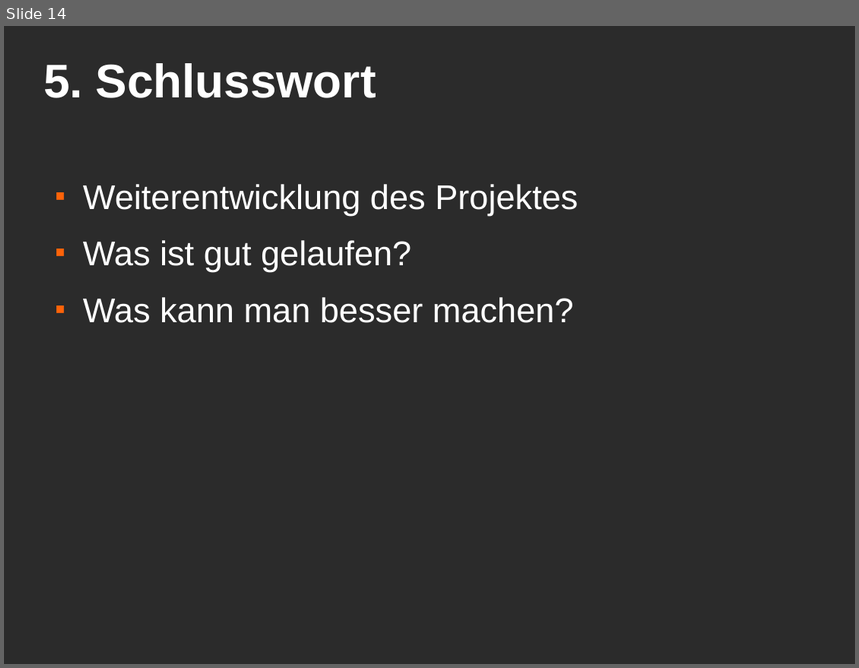
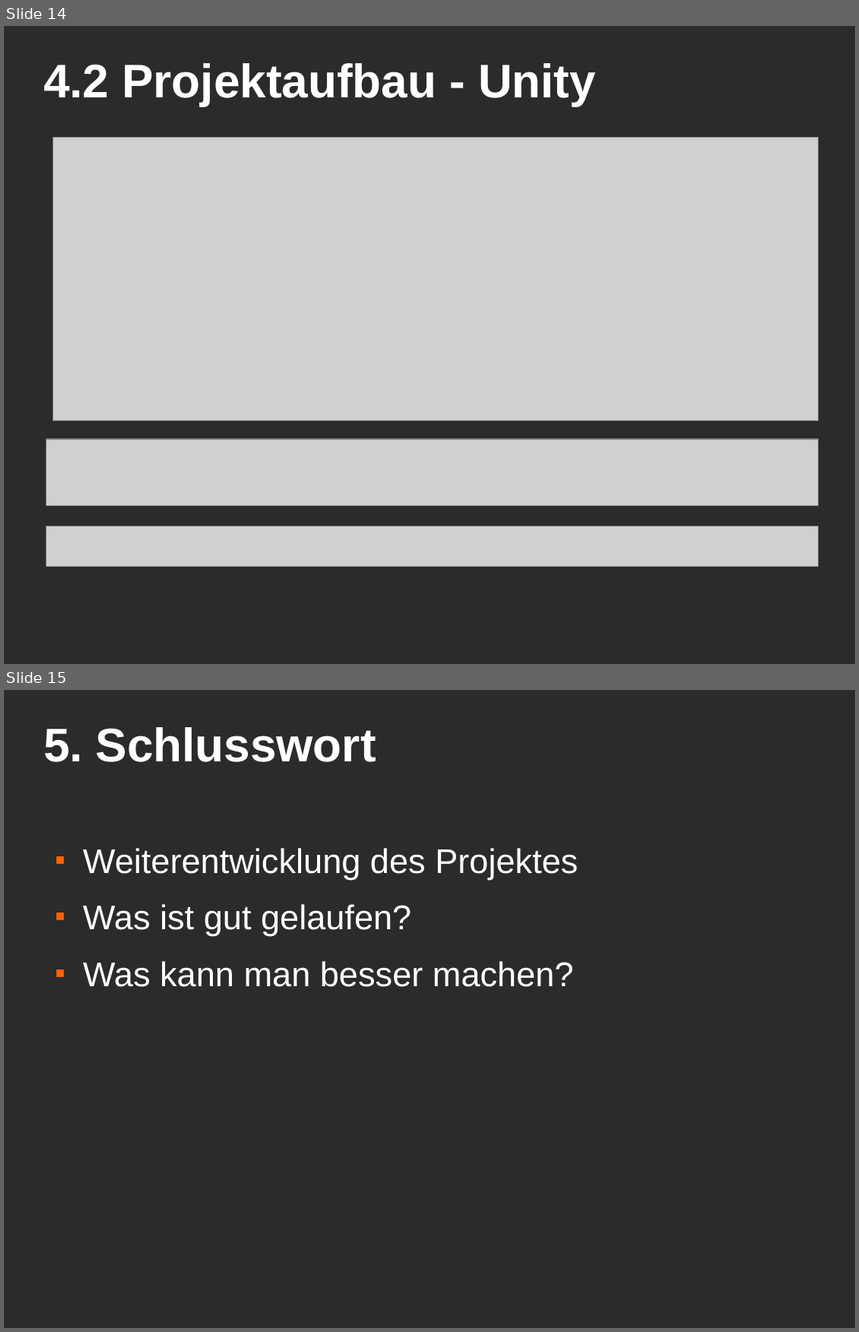
Before and after one commit to MacMuffin/Geldverleih, a slide deck: Geldverleih/geldverleih_präsi.odp. Shown one above the other, each under a label of ours: slide 14 before the commit, slides 14 and 15 after it. The pictures are 859x668 and 859x1332 pixels, drawn with LibreOffice and Linux fonts; fonts in the diff are those of the drawing; grey boxes stand for pictures; background and template pictures are left out; a plain dark background stands for a picture behind light text. Boxes give left, top, right and bottom in pixels: in the first picture for what was removed or moved away, otherwise in the second. Text is boxed around its words. In the diff, an @@ line names an element or a change of style, - is before the commit and + after.

Commit message:
- Projektaufbau - Unity anhand eines Beispiels in Präsentation hinzugefügt.

```diff
--- a/Geldverleih/geldverleih_präsi.odp
+++ b/Geldverleih/geldverleih_präsi.odp
@@ slide 14 added at (4, 26, 855, 664), background picture (left out) @@
@@ title added at (44, 63, 596, 107), 44 pt, text #FFFFFF, bold @@
+4.2 Projektaufbau - Unity
@@ picture added at (53, 137, 819, 421) @@
@@ picture added at (47, 439, 819, 506) @@
@@ picture added at (47, 527, 819, 567) @@
@@ what was slide 14 is now slide 15 @@
```
Also in this commit, not shown: 2 other files.
